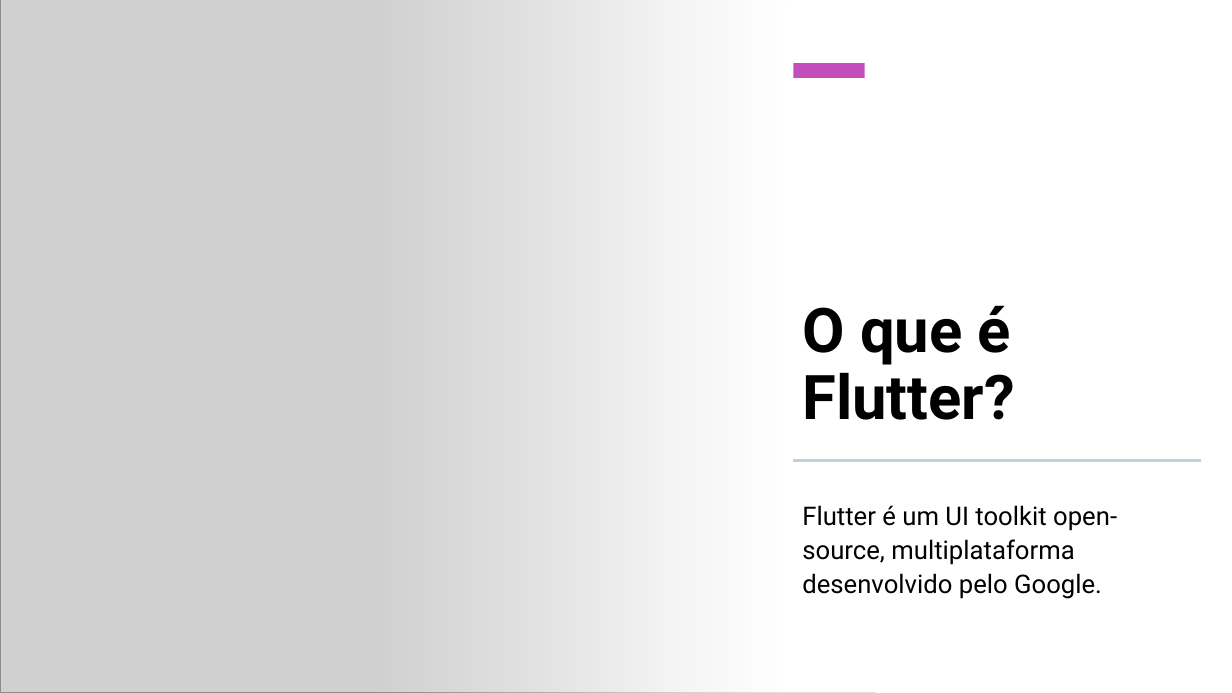
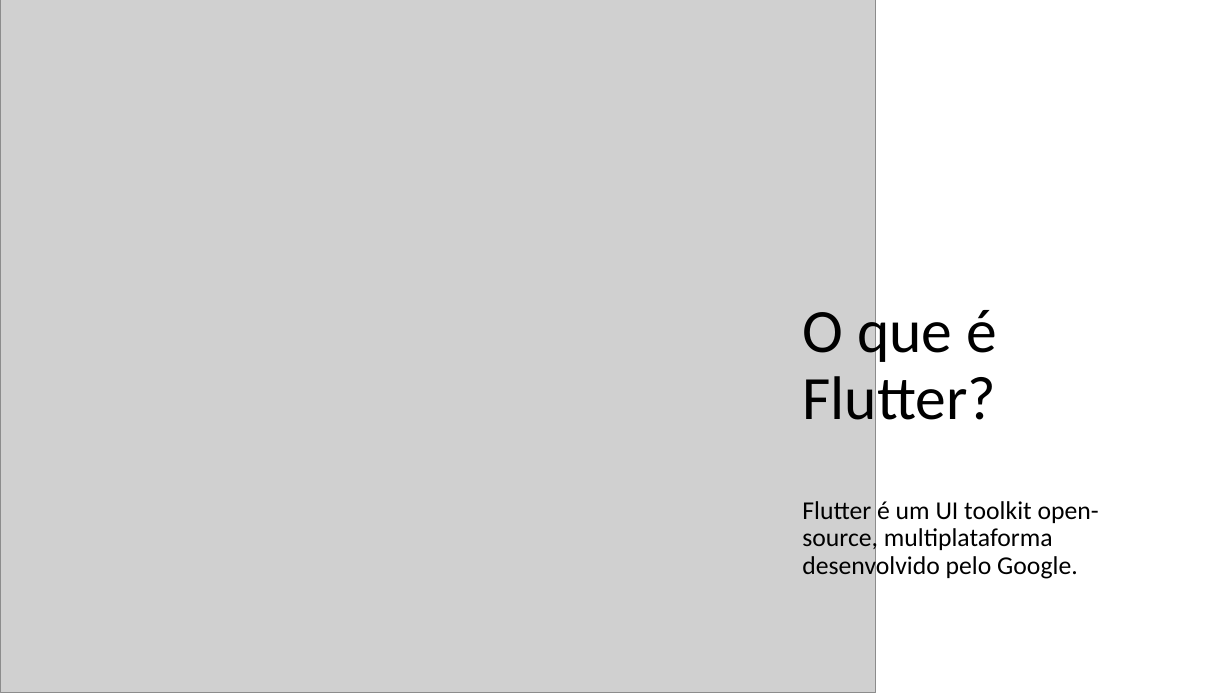
Before and after one commit to George-Luis-Costa/Introducao_Web_Mobile, a slide deck: slide 14 of Introdução_Web_Mobile_ok.pptx (slide 9 before the commit). Drawn at 1232x693 pixels with LibreOffice and Linux fonts; fonts in the diff are those of the drawing; grey boxes stand for pictures. Boxes give left, top, right and bottom in pixels: in the first picture for what was removed or moved away, otherwise in the second. Text is boxed around its words. In the diff, an @@ line names an element or a change of style, - is before the commit and + after.

```diff
--- a/Introdução_Web_Mobile_ok.pptx
+++ b/Introdução_Web_Mobile_ok.pptx
@@ rectangle removed at [0,0,1232,693] @@
@@ rectangle removed at [375,0,1232,693] @@
@@ rectangle removed at [793,63,865,78] @@
@@ title "O que é Flutter?" at [802,301,997,434]: font Roboto to Calibri, bold off @@
@@ rectangle removed at [794,459,1201,461] @@
@@ text "Flutter é um UI toolkit ..." at [802,501,1099,580]: font Roboto to Calibri; line spacing 1.1 to 0.9 @@
```
Also in this commit, not shown: 9 other slides changed, 5 slides added.
